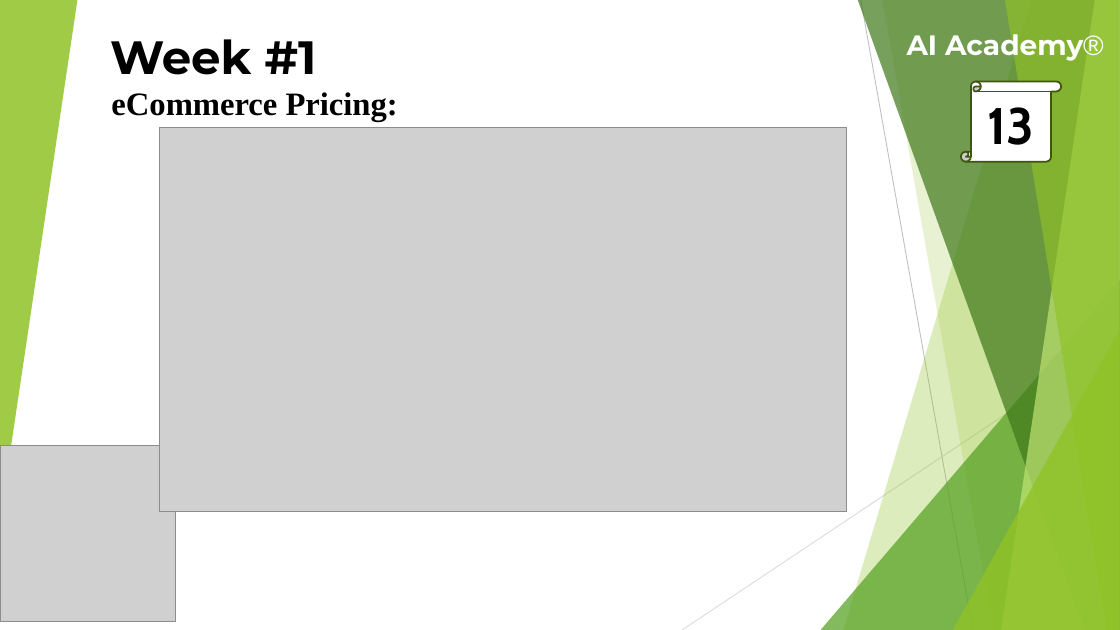
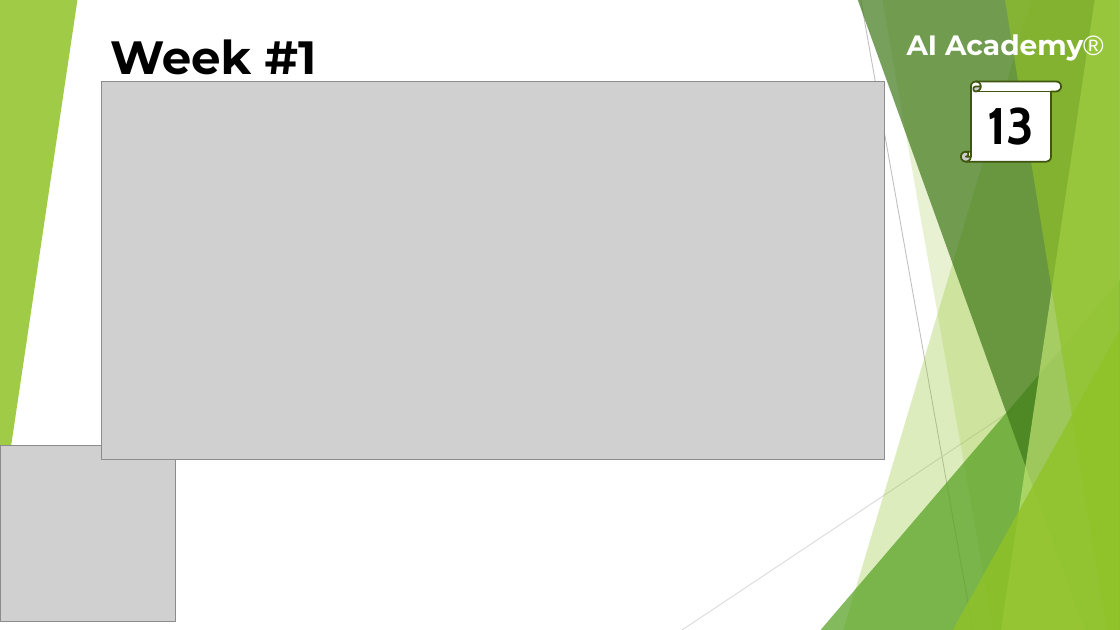
Before and after one commit to theaamirlatif/AI-Academy, a slide deck: slide 13 of eCommerce/Lectures/2nd Week Lecture.pptx. Drawn at 1120x630 pixels with LibreOffice and Linux fonts; fonts in the diff are those of the drawing; grey boxes stand for pictures. Boxes give left, top, right and bottom in pixels: in the first picture for what was removed or moved away, otherwise in the second. Text is boxed around its words. In the diff, an @@ line names an element or a change of style, - is before the commit and + after.

```diff
--- a/eCommerce/Lectures/2nd Week Lecture.pptx
+++ b/eCommerce/Lectures/2nd Week Lecture.pptx
@@ picture: place and size @@
-picture at (160, 128, 846, 513)
+picture at (102, 82, 885, 460)
@@ text removed at (111, 92, 398, 122) @@
-eCommerce Pricing:
```
Also in this commit, not shown: 8 other slides changed, 7 slides removed, 1 other file.
